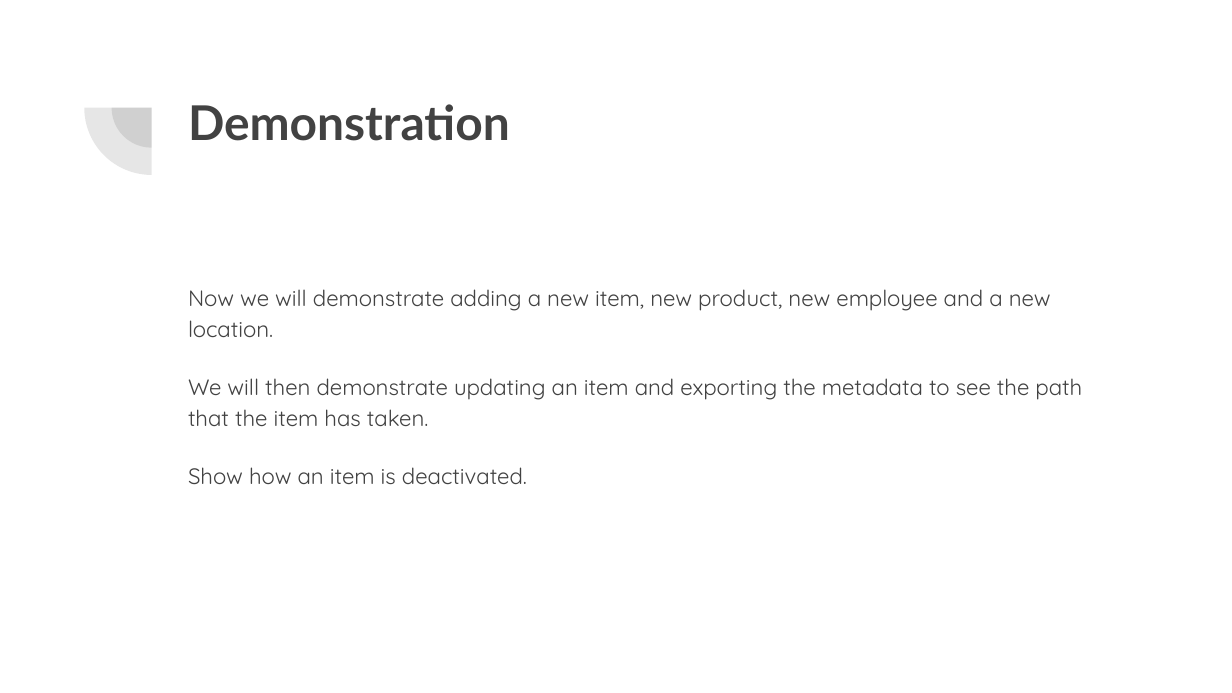
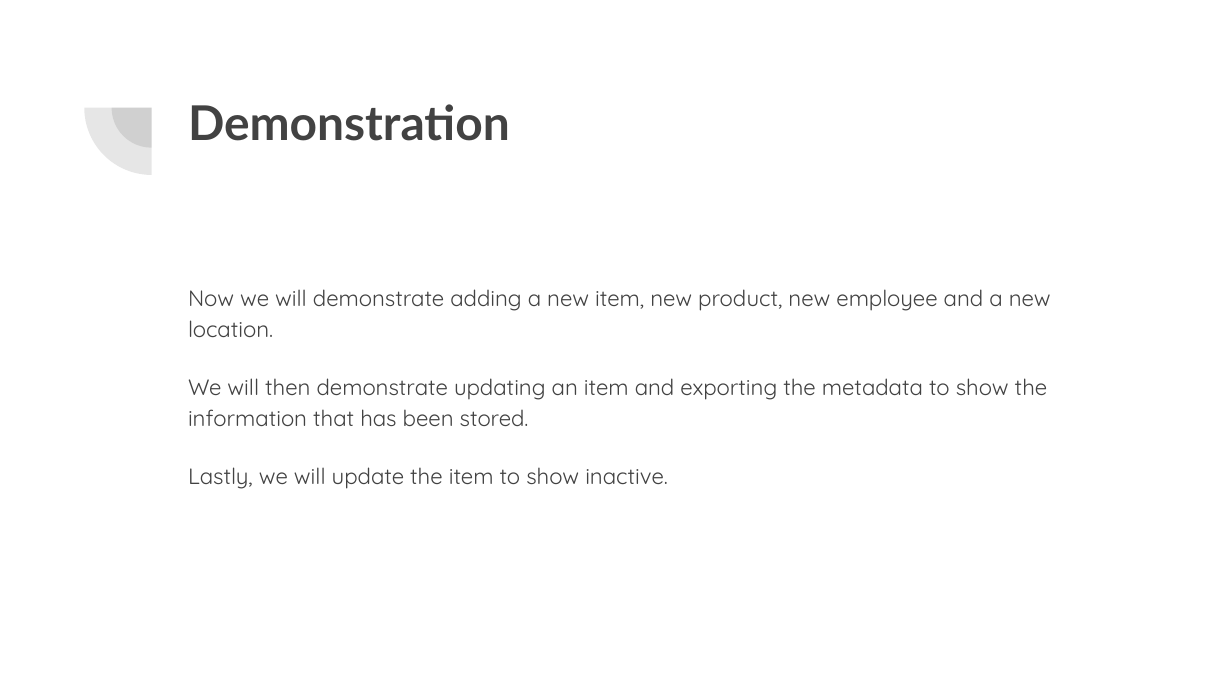
Before and after one commit to treyhunold/HospitalInventoryMangement, a slide deck: slide 5 of Presentation.pptx. Drawn at 1232x693 pixels with LibreOffice and Linux fonts; fonts in the diff are those of the drawing. Boxes give left, top, right and bottom in pixels: in the first picture for what was removed or moved away, otherwise in the second. Text is boxed around its words. In the diff, an @@ line names an element or a change of style, - is before the commit and + after.

```diff
--- a/Presentation.pptx
+++ b/Presentation.pptx
@@ text at box(188, 378, 1047, 489): text changed @@
-We will then demonstrate updating an item and exporting the metadata to see the path that the item has taken.
-Show how an item is deactivated.
+We will then demonstrate updating an item and exporting the metadata to show the information that has been stored.
+Lastly, we will update the item to show inactive.
```
Also in this commit, not shown: 2 other slides changed, 1 slide added, 1 slide removed.
